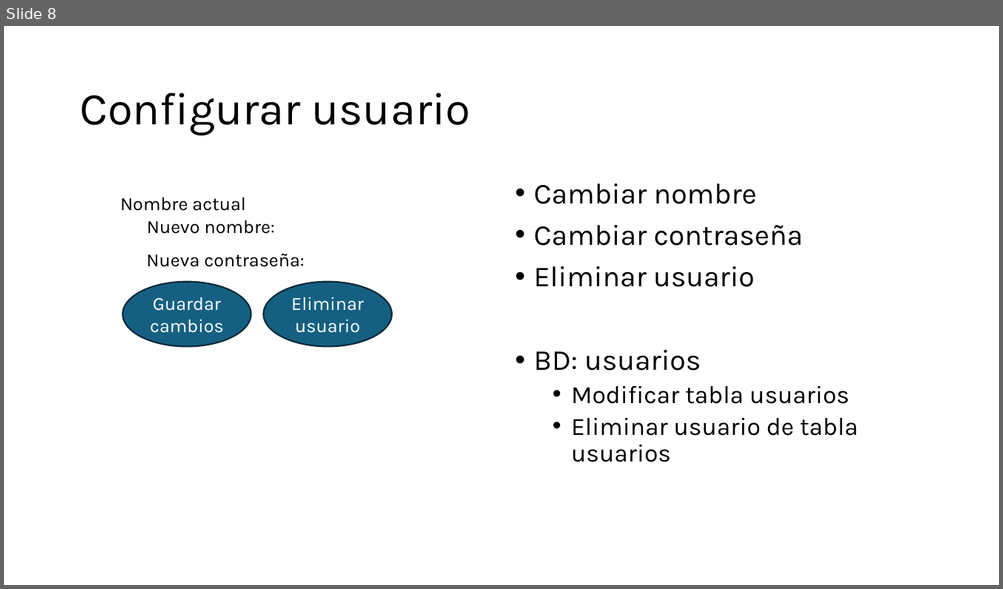
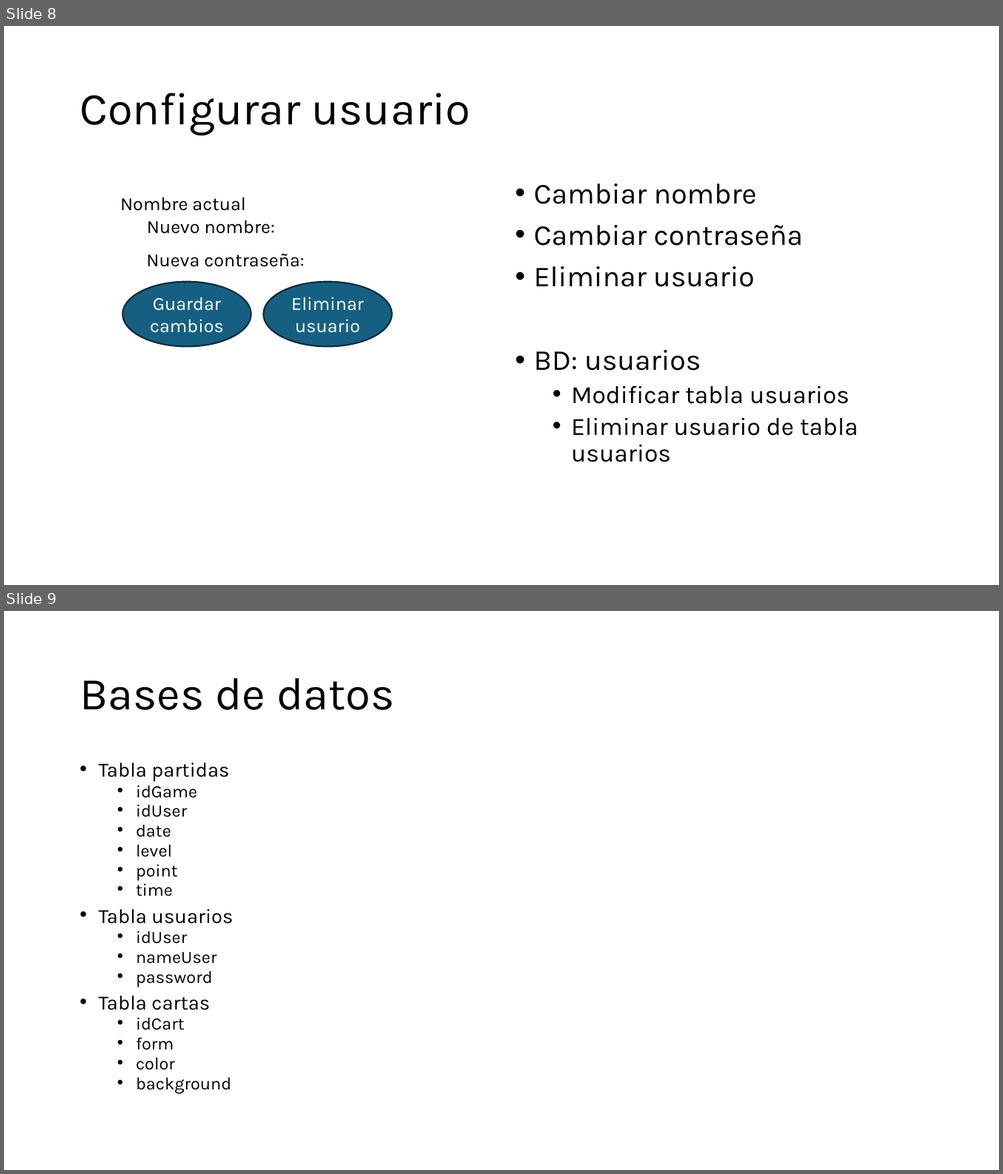
Before and after one commit to shertas/ProyectoDAW, a slide deck: Fronted proyecto.pptx. Shown one above the other, each under a label of ours: slide 8 before the commit, slides 8 and 9 after it. The pictures are 1003x589 and 1003x1174 pixels, drawn with LibreOffice and Linux fonts; fonts in the diff are those of the drawing. Boxes give left, top, right and bottom in pixels: in the first picture for what was removed or moved away, otherwise in the second. Text is boxed around its words. In the diff, an @@ line names an element or a change of style, - is before the commit and + after.

```diff
--- a/Fronted proyecto.pptx
+++ b/Fronted proyecto.pptx
@@ slide 9 added at (4, 611, 999, 1170), background #FFFFFF @@
@@ title added at (79, 678, 394, 710), 44 pt, text #000000 @@
+Bases de datos
@@ text added at (99, 763, 233, 1094), 16.8 pt, text #000000 @@
+• Tabla partidas
+  • idGame
+  • idUser
+  • date
+  • level
+  • point
+  • time
+• Tabla usuarios
+  • idUser
+  • nameUser
+  • password
+• Tabla cartas
+  • idCart
+  • form
+  • color
+  • background
```
Also in this commit, not shown: 4 slides changed.
